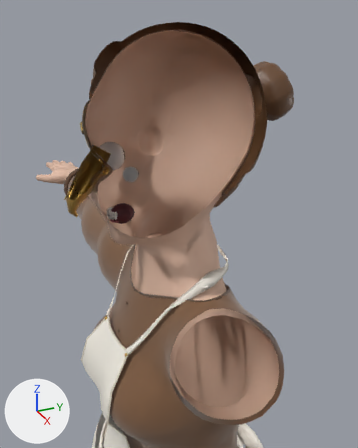
What one commit did to the Blender file characters/alis/model/alis.blend.
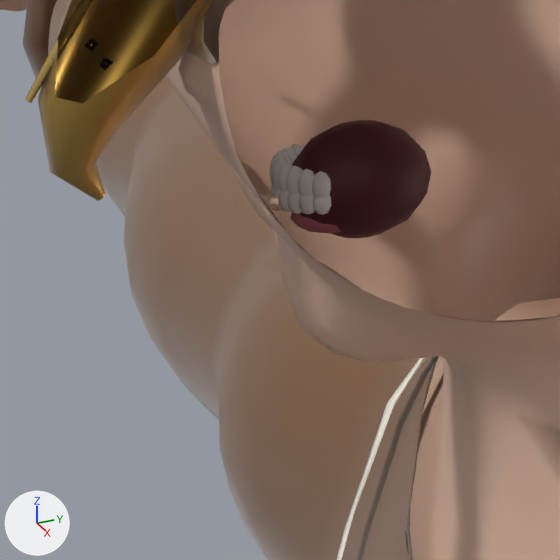
The first picture shows the older version from a 50 mm lens placed at (0.57, -0.2381, 1.6324), pointed at (0.0369, 0.0018, 1.3658). The close-ups show the older and then the newer version on the part from 17% to 44% of the width and 41% to 62% of the height of that picture. Only the edits that show in the close-ups are written down. Arrows for +X, +Y and +Z are at lower left; the lights stay in place. Everything nearer to the camera than a plane just in front of the edit is cut away.

The older version as bpy lines, for what is in view:
```python
me_alis_dress = bpy.data.meshes.new('alis_dress')
me_alis_dress.from_pydata(...)  # 2068 vertices, 3058 faces; spans x -0.544..0.544, y -0.199..0.274, z 0.07..1.292
me_alis_dress.polygons.foreach_set('use_smooth', [True] * 3058)
# faces by material slot: [2670, 388]
me_alis_dress.materials.append(mat_alis_dress_fabric)  # brown #7a5638
me_alis_dress.materials.append(mat_alis_dress_lining)  # brown #5e4029
me_body_001 = bpy.data.meshes.new('Body.001')
me_body_001.from_pydata(...)  # 5995 vertices, 11605 faces; spans x -0.78..0.78, y -0.16..0.13, z 0.0..1.6
me_body_001.polygons.foreach_set('use_smooth', [True] * 11605)
# faces by material slot: [1422, 1109, 2598, 613, 2380, 3483]
me_body_001.materials.append(mat_torso)  # beige #dfbaa4
me_body_001.materials.append(mat_arms)  # beige #dfbaa4
me_body_001.materials.append(mat_legs)  # beige #dfbaa4
me_body_001.materials.append(mat_feet)  # beige #dfbaa4
me_body_001.materials.append(mat_hands)  # beige #dfbaa4
me_body_001.materials.append(mat_head)  # beige #dfbaa4
me_mouth = bpy.data.meshes.new('Mouth')
me_mouth.from_pydata(...)  # 1170 vertices, 984 faces; spans x -0.012..0.012, y -0.0827..-0.046, z 1.364..1.391
me_mouth.polygons.foreach_set('use_smooth', [True] * 984)
# faces by material slot: [112, 400, 72, 400]
me_mouth.materials.append(mat_mouth_inside)  # dark red #592430
me_mouth.materials.append(mat_teeth)  # white #fcf9f6
me_mouth.materials.append(mat_tongue)  # pink #c46f7c
me_mouth.materials.append(mat_teeth)  # white #fcf9f6
ob_alis_dress = bpy.data.objects.new('alis_dress', me_alis_dress)
ob_alis_dress.location = (0.0, 0.0, 0.0)
ob_body = bpy.data.objects.new('Body', me_body_001)
ob_body.location = (0.0, 0.0, 0.0)
ob_mouth = bpy.data.objects.new('Mouth', me_mouth)
ob_mouth.location = (0.0, 0.0, 0.0)
# also in view: 'alis_mask' at (0.0, -0.0684, 1.4534); 'alis_apron' at (0.0, -0.0207, 0.8615); 'Body_LOD1' at (0.0, -0.0146, 0.7989)
```
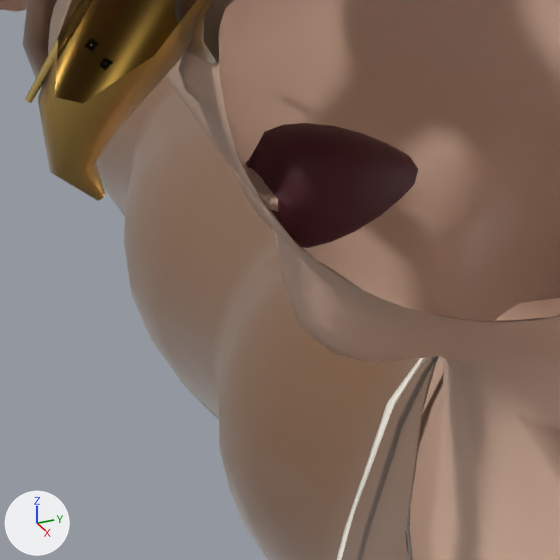
What differs and where, as boxes [x1, y1, x2, y2] in the close-ups (560 x 560 px; the box of a moved part takes in the faces that stretch with it):
'Mouth', reshaped (7% wider)
    before: [270, 120, 431, 238]
    after: [246, 123, 418, 248]
part 1 of me_mouth, moved or reshaped (not visible afterwards)
    before: [291, 143, 304, 155]
part 2 of me_mouth, moved or reshaped (not visible afterwards)
    before: [283, 147, 298, 163]
part 3 of me_mouth, moved or reshaped (not visible afterwards)
    before: [276, 150, 292, 164]
part 4 of me_mouth, moved or reshaped (not visible afterwards)
    before: [272, 158, 288, 189]
part 5 of me_mouth, moved or reshaped (not visible afterwards)
    before: [270, 155, 285, 185]
part 6 of me_mouth, moved or reshaped (not visible afterwards)
    before: [278, 162, 293, 192]
part 7 of me_mouth, moved or reshaped (not visible afterwards)
    before: [286, 166, 302, 194]
part 8 of me_mouth, moved or reshaped (not visible afterwards)
    before: [297, 169, 315, 196]
part 9 of me_mouth, moved or reshaped (not visible afterwards)
    before: [312, 171, 331, 197]
part 10 of me_mouth, moved or reshaped (not visible afterwards)
    before: [273, 188, 283, 211]
part 11 of me_mouth, moved or reshaped (not visible afterwards)
    before: [279, 191, 291, 213]
part 12 of me_mouth, moved or reshaped (not visible afterwards)
    before: [287, 193, 302, 214]
part 13 of me_mouth, moved or reshaped (not visible afterwards)
    before: [299, 195, 315, 214]
part 14 of me_mouth, moved or reshaped (not visible afterwards)
    before: [313, 194, 332, 215]
part 15 of me_mouth, moved or reshaped (not visible afterwards)
    before: [290, 212, 341, 234]
part 16 of me_mouth, rebuilt (24% wider)
    before: [292, 120, 431, 238]
    after: [246, 123, 418, 248]

Diff of the bpy script that builds the scene:
```diff
--- a/characters/alis/model/alis.blend.py
+++ b/characters/alis/model/alis.blend.py
@@ me_mouth @@
-me_mouth.from_pydata(...)  # 1170 vertices, 984 faces; spans x -0.012..0.012, y -0.0827..-0.046, z 1.364..1.391
+me_mouth.from_pydata(...)  # 1261 vertices, 1088 faces; spans x -0.0129..0.0129, y -0.0875..-0.0482, z 1.3656..1.3915
+# me_mouth part 1: the loose piece of 48 vertices spanning x -0.0105..-0.0072, y -0.076..-0.0717, z 1.3776..1.3849 is scaled about its middle by (0.929, 1, 1), then moved by (0.0006, 0.001, 0.0)
+# me_mouth part 2: the loose piece of 48 vertices spanning x -0.0085..-0.0053, y -0.0787..-0.0743, z 1.3776..1.3852 is scaled about its middle by (0.929, 1, 1), then moved by (0.0005, 0.0017, 0.0)
+# me_mouth part 3: the loose piece of 48 vertices spanning x -0.0065..-0.0033, y -0.0807..-0.0763, z 1.3776..1.3856 is scaled about its middle by (0.929, 1, 1), then moved by (0.0004, 0.0022, 0.0)
+# me_mouth part 4: the loose piece of 48 vertices spanning x -0.0006..0.0026, y -0.0827..-0.0783, z 1.3776..1.3862 is moved by (-0.0019, 0.0027, 0.0)
+# me_mouth part 5: the loose piece of 48 vertices spanning x -0.0026..0.0006, y -0.0827..-0.0783, z 1.3776..1.3862 is moved by (0.0019, 0.0027, 0.0)
+# me_mouth part 6: the loose piece of 48 vertices spanning x 0.0013..0.0046, y -0.082..-0.0777, z 1.3776..1.3859 is scaled about its middle by (0.929, 1, 1), then moved by (-0.0002, 0.0025, 0.0)
+# me_mouth part 7: the loose piece of 48 vertices spanning x 0.0033..0.0065, y -0.0807..-0.0763, z 1.3776..1.3856 is scaled about its middle by (0.929, 1, 1), then moved by (-0.0004, 0.0022, 0.0)
+# me_mouth part 8: the loose piece of 48 vertices spanning x 0.0053..0.0085, y -0.0787..-0.0743, z 1.3776..1.3852 is scaled about its middle by (0.929, 1, 1), then moved by (-0.0005, 0.0017, 0.0)
+# me_mouth part 9: the loose piece of 48 vertices spanning x 0.0072..0.0105, y -0.076..-0.0717, z 1.3776..1.3849 is scaled about its middle by (0.929, 1, 1), then moved by (-0.0006, 0.001, 0.0)
+# me_mouth part 10: the loose piece of 48 vertices spanning x -0.0006..0.0026, y -0.0827..-0.0783, z 1.3734..1.3806 is moved by (-0.0019, 0.0027, 0.0)
+# me_mouth part 11: the loose piece of 48 vertices spanning x 0.0013..0.0046, y -0.082..-0.0777, z 1.3736..1.3806 is scaled about its middle by (0.929, 1, 1), then moved by (-0.0002, 0.0025, 0.0)
+# me_mouth part 12: the loose piece of 48 vertices spanning x 0.0033..0.0065, y -0.0807..-0.0763, z 1.3739..1.3806 is scaled about its middle by (0.929, 1, 1), then moved by (-0.0004, 0.0022, 0.0)
+# me_mouth part 13: the loose piece of 48 vertices spanning x 0.0053..0.0085, y -0.0787..-0.0743, z 1.3742..1.3806 is scaled about its middle by (0.929, 1, 1), then moved by (-0.0005, 0.0017, 0.0)
+# me_mouth part 14: the loose piece of 48 vertices spanning x 0.0072..0.0105, y -0.076..-0.0717, z 1.3744..1.3806 is scaled about its middle by (0.929, 1, 1), then moved by (-0.0006, 0.001, 0.0)
+# me_mouth part 15: the loose piece of 84 vertices spanning x -0.0086..0.0086, y -0.0789..-0.0539, z 1.3663..1.3752 is scaled about its middle by (0.903, 0.917, 0.851), then moved by (0.0, -0.0007, 0.0017)
+# me_mouth part 16: the loose piece of 126 vertices spanning x -0.012..0.012, y -0.0785..-0.046, z 1.364..1.391 is rebuilt with 217 vertices and now spans x -0.0129..0.0129, y -0.0875..-0.0482, z 1.3656..1.3915
+# other edits to the shape of me_mouth do not show in these pictures
 me_mouth.materials.append(mat_mouth_inside)
 me_mouth.materials.append(mat_teeth)
+me_mouth.materials.append(mat_teeth)
 me_mouth.materials.append(mat_tongue)
-me_mouth.materials.append(mat_teeth)
```
